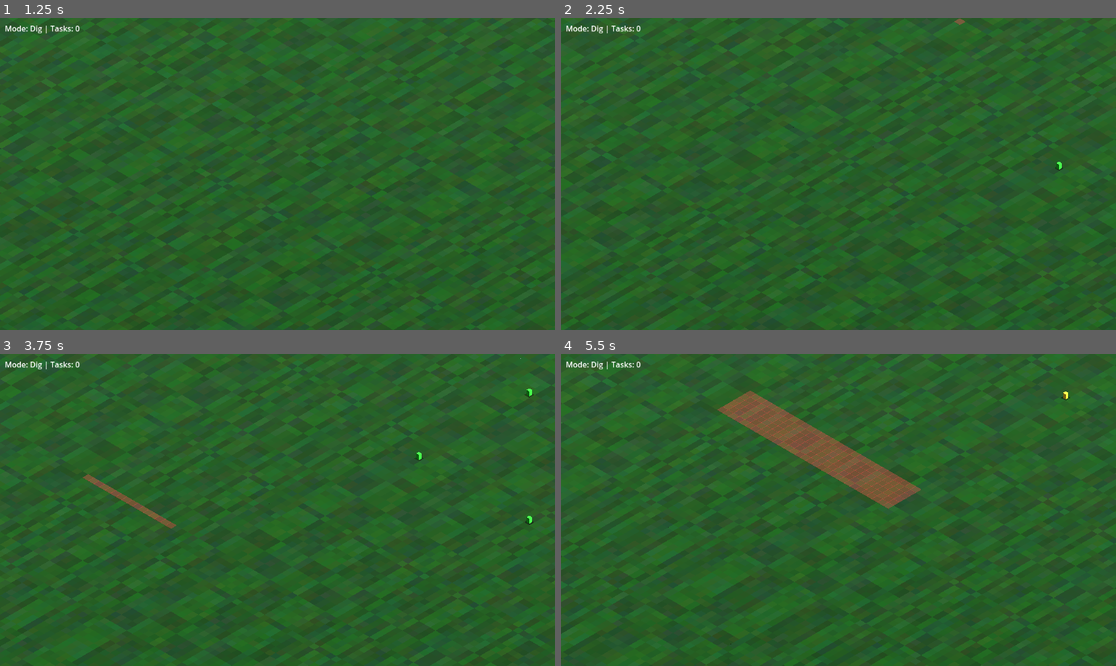
Above: before the commit, frames 1-4 (two rows, left to right).
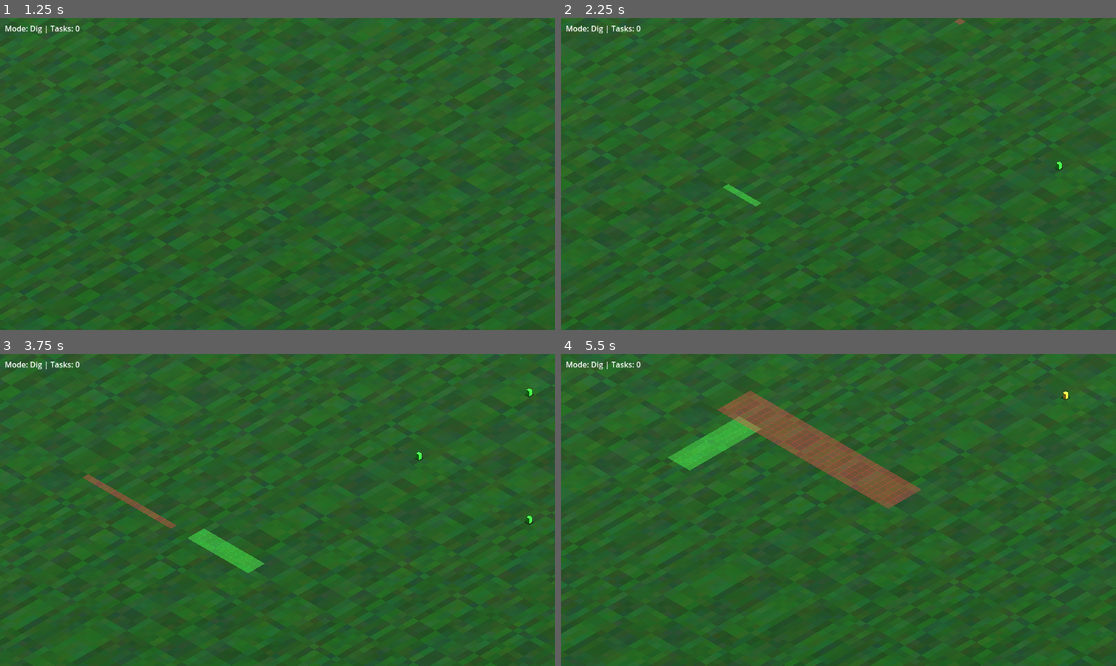
Above: after the commit, the same moments.

Repository: paragonmac/Goblinoria_GD
Game: Godot game, scene res://scenes/Main.tscn
Same seed, same stepped clock (60 frames per second), same inputs: the game is played once before the commit and once after it.
Inputs (mouse positions are in pixels of both pictures, inside the frame that each line leads up to):
- Up to frame 1 (1.25 s): click "Resume" at 0.5 s
- Up to frame 2 (2.25 s): move the mouse to (960, 158) at 1.27 s; hold D 1.28-2 s; hold Shift 1.28-2 s; click (960, 158) at 1.42 s; drag from (727, 189) to (810, 236) at 2.02 s
- Up to frame 3 (3.75 s): move the mouse to (333, 441) at 2.77 s; hold D 2.78-3.5 s; hold F 2.78-3.5 s; drag from (249, 572) to (111, 463) at 3.52 s
- Up to frame 4 (5.5 s): move the mouse to (1005, 556) at 4.27 s; hold Left 4.28-5 s; hold Q 4.28-5 s; drag from (672, 463) to (755, 432) at 5.02 s

Frame 1 is identical in both runs. In frame 2, 0.1% of the frame differs, in the area x 29-37%, y 53-61%; in frame 3, 0.7%; in frame 4, 1.1%, in the area x 19-37%, y 20-38%.

Commit message:
Refactor documentation and update design philosophy for chunked world storage

Diff:
--- a/scripts/Main.gd
+++ b/scripts/Main.gd
@@ -338,7 +338,9 @@
 
 
 func update_hover_preview() -> void:
-	if is_dragging or world.player_mode != World.PlayerMode.STAIRS:
+	if is_dragging:
+		return
+	if world.player_mode != World.PlayerMode.STAIRS:
 		world.clear_drag_preview()
 		return
 
Not shown, added: .github/prompts/Agents-Readit.prompt.md
Not shown, added: AGENTS.md
Not shown, added: TODO.md
Not shown, added: docs/archive/ai_context_doc_zig_era.md
Not shown, changed: docs/chunk_streaming_plan.md
Not shown, added: docs/design_philosophy.md
Not shown, changed: docs/game_design_doc.md
